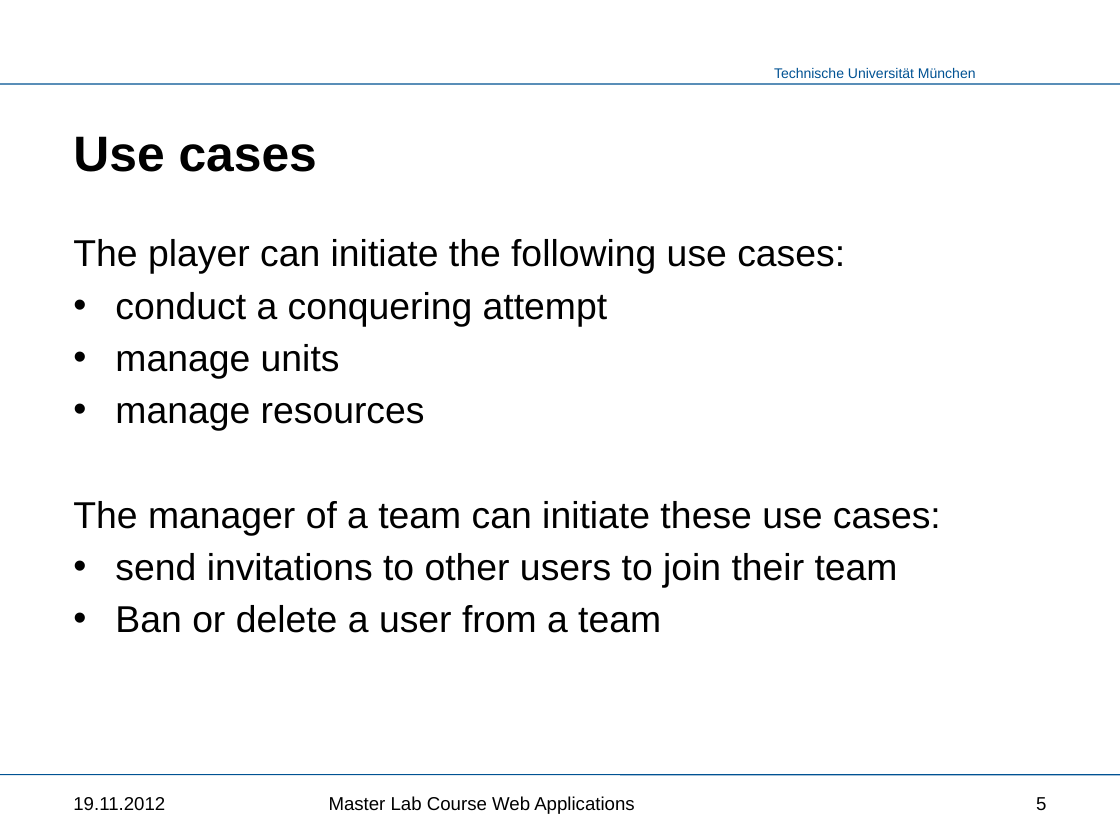
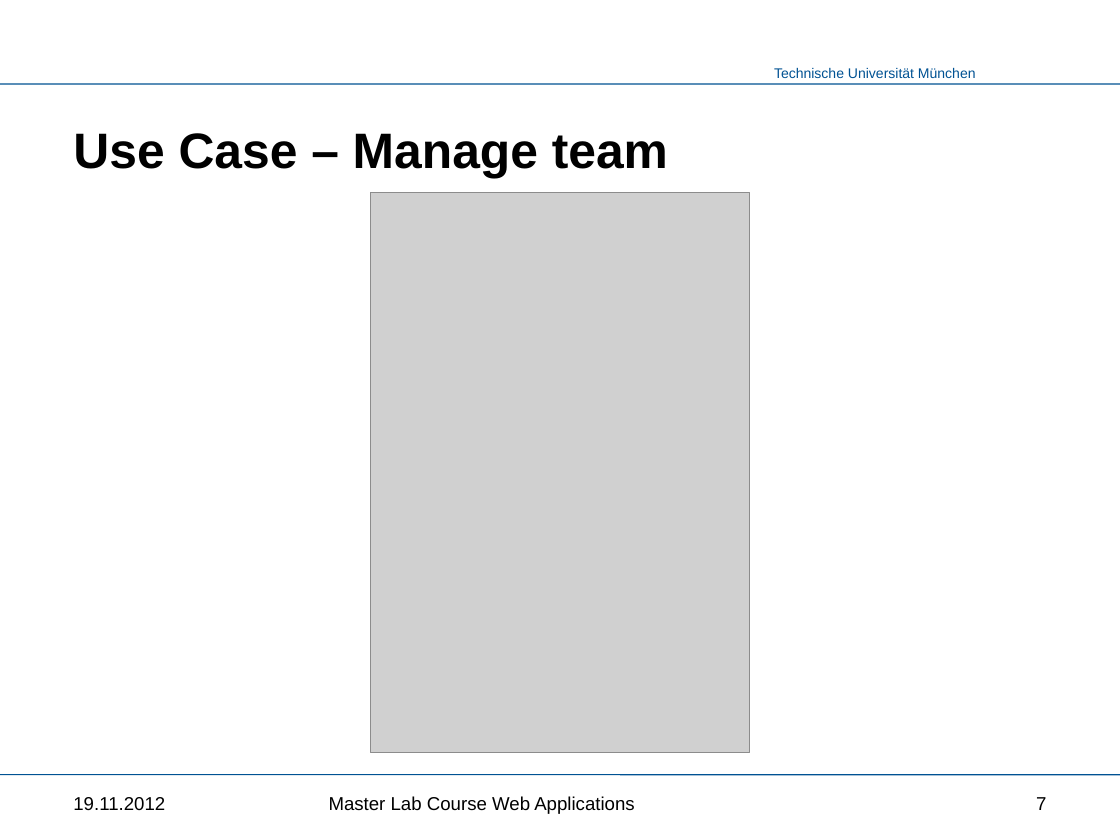
Before and after one commit to kneczaj/pi-puppids, a slide deck: slide 7 of docs/group4_project_presentation.pptx (slide 5 before the commit). Drawn at 1120x840 pixels with LibreOffice and Linux fonts; fonts in the diff are those of the drawing; grey boxes stand for pictures; background and template pictures are left out. Boxes give left, top, right and bottom in pixels: in the first picture for what was removed or moved away, otherwise in the second. Text is boxed around its words. In the diff, an @@ line names an element or a change of style, - is before the commit and + after.

```diff
--- a/docs/group4_project_presentation.pptx
+++ b/docs/group4_project_presentation.pptx
@@ title at <box>73,133,668,178</box>: text changed @@
-Use cases
+Use Case – Manage team
@@ picture added at <box>371,193,750,753</box> @@
@@ text removed at <box>73,239,941,633</box> @@
-The player can initiate the following use cases:
-• conduct a conquering attempt
-• manage units
-• manage resources
-The manager of a team can initiate these use cases:
-• send invitations to other users to join their team
-• Ban or delete a user from a team
@@ page number at <box>1036,797,1046,810</box>: text changed @@
-5
+7
```
Also in this commit, not shown: 5 other slides changed, 2 slides added.
